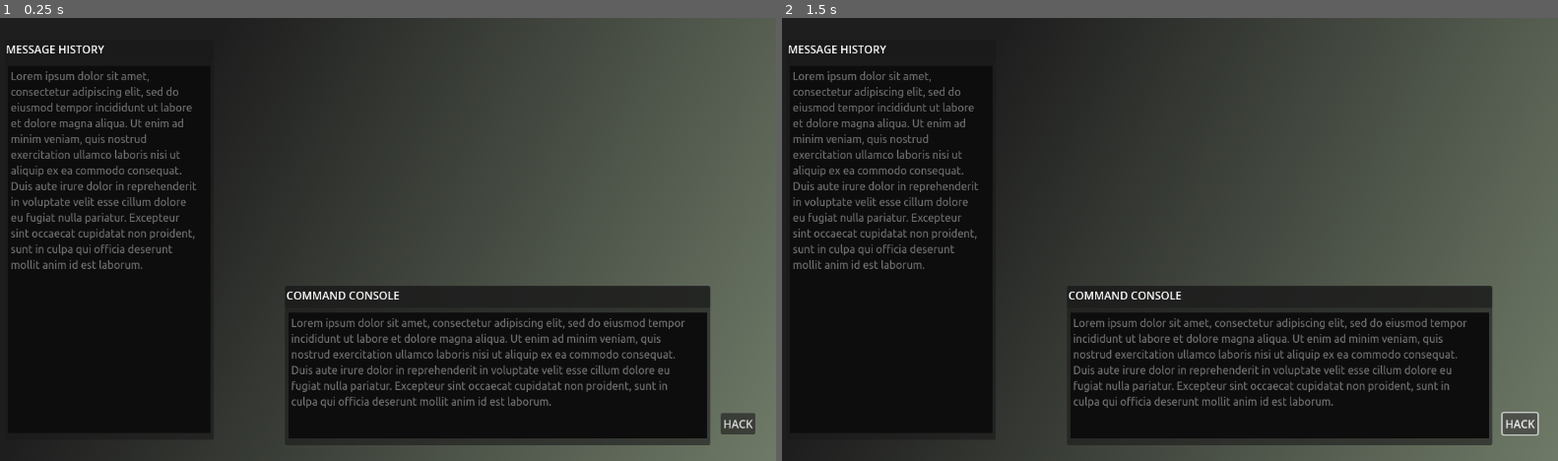
Above: before the commit, frames 1-2 (left to right).
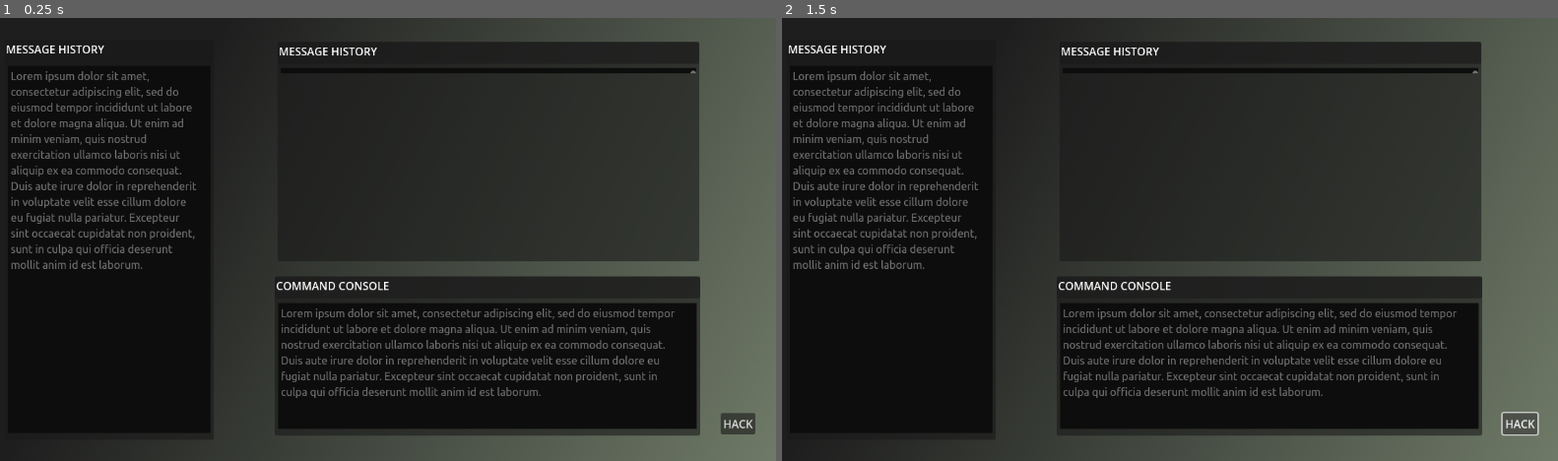
Above: after the commit, the same moments.

Repository: Mastoast/LDJam53
Game: Godot game, scene res://scenes/screen.tscn
The game is run twice, just before and just after one commit, with the same random seed, the same clock (stepped at 60 frames per second) and the same inputs.
Inputs:
- Up to frame 1 (0.25 s): no input
- Up to frame 2 (1.5 s): click "HACK" at 0.5 s; click "HACK" at 1.25 s

The runs differ from the first frame. In frame 1, 25% of the frame differs, in the area x 35-92%, y 5-97%; in frame 2, 25%.

Commit message:
des tests

Diff:
--- a/scenes/screen.tscn
+++ b/scenes/screen.tscn
@@ -1,7 +1,9 @@
-[gd_scene load_steps=3 format=3 uid="uid://cmfnyn8hqbf1j"]
+[gd_scene load_steps=5 format=3 uid="uid://cmfnyn8hqbf1j"]
 
 [ext_resource type="Theme" uid="uid://lkbwdl03g4jg" path="res://themes/desktop.tres" id="1_va2bg"]
 [ext_resource type="Texture2D" uid="uid://cqvmpp3h52nth" path="res://sprites/background.png" id="2_cw334"]
+[ext_resource type="PackedScene" uid="uid://c4ay1gga3rwyx" path="res://scenes/window.tscn" id="3_ujufn"]
+[ext_resource type="Script" path="res://scripts/movableWindow.gd" id="3_ybnwe"]
 
 [node name="screen" type="Node2D"]
 
@@ -26,53 +28,12 @@
 grow_horizontal = 0
 text = "HACK"
 
-[node name="window" type="Panel" parent="Control"]
+[node name="window" parent="Control" instance=ExtResource("3_ujufn")]
 layout_mode = 0
-offset_left = 434.0
-offset_top = 392.0
-offset_right = 1056.0
-offset_bottom = 625.0
-
-[node name="Panel" type="Panel" parent="Control/window"]
-layout_mode = 1
-anchors_preset = 10
-anchor_right = 1.0
-offset_bottom = 32.0
-grow_horizontal = 2
-
-[node name="Label" type="Label" parent="Control/window/Panel"]
-layout_mode = 1
-anchors_preset = 10
-anchor_right = 1.0
-offset_left = 2.0
-offset_top = 2.0
-offset_right = 2.0
-offset_bottom = 28.0
-grow_horizontal = 2
-text = "COMMAND CONSOLE"
-
-[node name="MarginContainer" type="MarginContainer" parent="Control/window"]
-layout_mode = 1
-anchors_preset = 12
-anchor_top = 1.0
-anchor_right = 1.0
-anchor_bottom = 1.0
-offset_top = -199.0
-grow_horizontal = 2
-grow_vertical = 0
-theme_override_constants/margin_left = 5
-theme_override_constants/margin_top = 5
-theme_override_constants/margin_right = 5
-theme_override_constants/margin_bottom = 10
-
-[node name="TextEdit" type="TextEdit" parent="Control/window/MarginContainer"]
-layout_mode = 2
-text = "Lorem ipsum dolor sit amet, consectetur adipiscing elit, sed do eiusmod tempor incididunt ut labore et dolore magna aliqua. Ut enim ad minim veniam, quis nostrud exercitation ullamco laboris nisi ut aliquip ex ea commodo consequat. Duis aute irure dolor in reprehenderit in voluptate velit esse cillum dolore eu fugiat nulla pariatur. Excepteur sint occaecat cupidatat non proident, sunt in culpa qui officia deserunt mollit anim id est laborum."
-editable = false
-context_menu_enabled = false
-selecting_enabled = false
-wrap_mode = 1
-scroll_smooth = true
+offset_left = 419.0
+offset_top = 378.0
+offset_right = 1041.0
+offset_bottom = 611.0
 
 [node name="window2" type="Panel" parent="Control"]
 layout_mode = 0
@@ -80,6 +41,7 @@
 offset_top = 32.0
 offset_right = 330.0
 offset_bottom = 617.0
+script = ExtResource("3_ybnwe")
 
 [node name="Panel" type="Panel" parent="Control/window2"]
 layout_mode = 1
@@ -120,3 +82,62 @@
 selecting_enabled = false
 wrap_mode = 1
 scroll_smooth = true
+
+[node name="window3" type="Panel" parent="Control"]
+layout_mode = 0
+offset_left = 423.0
+offset_top = 35.0
+offset_right = 1040.0
+offset_bottom = 356.0
+script = ExtResource("3_ybnwe")
+
+[node name="Panel" type="Panel" parent="Control/window3"]
+layout_mode = 1
+anchors_preset = 10
+anchor_right = 1.0
+offset_bottom = 32.0
+grow_horizontal = 2
+
+[node name="Label" type="Label" parent="Control/window3/Panel"]
+layout_mode = 1
+anchors_preset = 10
+anchor_right = 1.0
+offset_left = 2.0
+offset_top = 2.0
+offset_right = 2.0
+offset_bottom = 28.0
+grow_horizontal = 2
+text = "MESSAGE HISTORY"
+
+[node name="MarginContainer" type="MarginContainer" parent="Control/window3"]
+layout_mode = 1
+anchors_preset = 15
+anchor_right = 1.0
+anchor_bottom = 1.0
+offset_top = 33.0
+grow_horizontal = 2
+grow_vertical = 2
+theme_override_constants/margin_left = 5
+theme_override_constants/margin_top = 5
+theme_override_constants/margin_right = 5
+theme_override_constants/margin_bottom = 10
+
+[node name="ScrollContainer" type="ScrollContainer" parent="Control/window3/MarginContainer"]
+layout_mode = 2
+
+[node name="TextEdit" type="TextEdit" parent="Control/window3/MarginContainer/ScrollContainer"]
+layout_mode = 2
+size_flags_horizontal = 3
+text = "message 1message 1message 1message 1message 1message 1message 1message 1message 1message 1message 1message 1message 1"
+editable = false
+context_menu_enabled = false
+shortcut_keys_enabled = false
+selecting_enabled = false
+deselect_on_focus_loss_enabled = false
+drag_and_drop_selection_enabled = false
+virtual_keyboard_enabled = false
+middle_mouse_paste_enabled = false
+wrap_mode = 1
+
+[connection signal="gui_input" from="Control/window2/Panel" to="Control/window2" method="_on_panel_gui_input"]
+[connection signal="gui_input" from="Control/window3/Panel" to="Control/window3" method="_on_panel_gui_input"]
--- /dev/null
+++ b/scenes/window.tscn
@@ -0,0 +1,51 @@
+[gd_scene load_steps=2 format=3 uid="uid://c4ay1gga3rwyx"]
+
+[ext_resource type="Script" path="res://scripts/movableWindow.gd" id="1_yujma"]
+
+[node name="window" type="Panel"]
+offset_right = 622.0
+offset_bottom = 233.0
+script = ExtResource("1_yujma")
+
+[node name="Panel" type="Panel" parent="."]
+layout_mode = 1
+anchors_preset = 10
+anchor_right = 1.0
+offset_bottom = 32.0
+grow_horizontal = 2
+
+[node name="Label" type="Label" parent="Panel"]
+layout_mode = 1
+anchors_preset = 10
+anchor_right = 1.0
+offset_left = 2.0
+offset_top = 2.0
+offset_right = 2.0
+offset_bottom = 28.0
+grow_horizontal = 2
+text = "COMMAND CONSOLE"
+
+[node name="MarginContainer" type="MarginContainer" parent="."]
+layout_mode = 1
+anchors_preset = 12
+anchor_top = 1.0
+anchor_right = 1.0
+anchor_bottom = 1.0
+offset_top = -199.0
+grow_horizontal = 2
+grow_vertical = 0
+theme_override_constants/margin_left = 5
+theme_override_constants/margin_top = 5
+theme_override_constants/margin_right = 5
+theme_override_constants/margin_bottom = 10
+
+[node name="TextEdit" type="TextEdit" parent="MarginContainer"]
+layout_mode = 2
+text = "Lorem ipsum dolor sit amet, consectetur adipiscing elit, sed do eiusmod tempor incididunt ut labore et dolore magna aliqua. Ut enim ad minim veniam, quis nostrud exercitation ullamco laboris nisi ut aliquip ex ea commodo consequat. Duis aute irure dolor in reprehenderit in voluptate velit esse cillum dolore eu fugiat nulla pariatur. Excepteur sint occaecat cupidatat non proident, sunt in culpa qui officia deserunt mollit anim id est laborum."
+editable = false
+context_menu_enabled = false
+selecting_enabled = false
+wrap_mode = 1
+scroll_smooth = true
+
+[connection signal="gui_input" from="Panel" to="." method="_on_panel_gui_input"]
--- /dev/null
+++ b/scripts/movableWindow.gd
@@ -0,0 +1,24 @@
+extends Panel
+
+var previous_mouse_position = Vector2()
+var dragged = false
+
+# Called when the node enters the scene tree for the first time.
+func _ready():
+	pass # Replace with function body.
+
+
+# Called every frame. 'delta' is the elapsed time since the previous frame.
+func _process(delta):
+		if dragged:
+			var mouse_delta = previous_mouse_position - get_local_mouse_position()
+			position -= mouse_delta
+
+
+func _on_panel_gui_input(event):
+	if event is InputEventMouseButton and event.button_index == MOUSE_BUTTON_LEFT:
+		if event.pressed:
+			dragged = true
+			previous_mouse_position = get_local_mouse_position()
+		else:
+			dragged = false
Empty file added: scripts/window.gd
